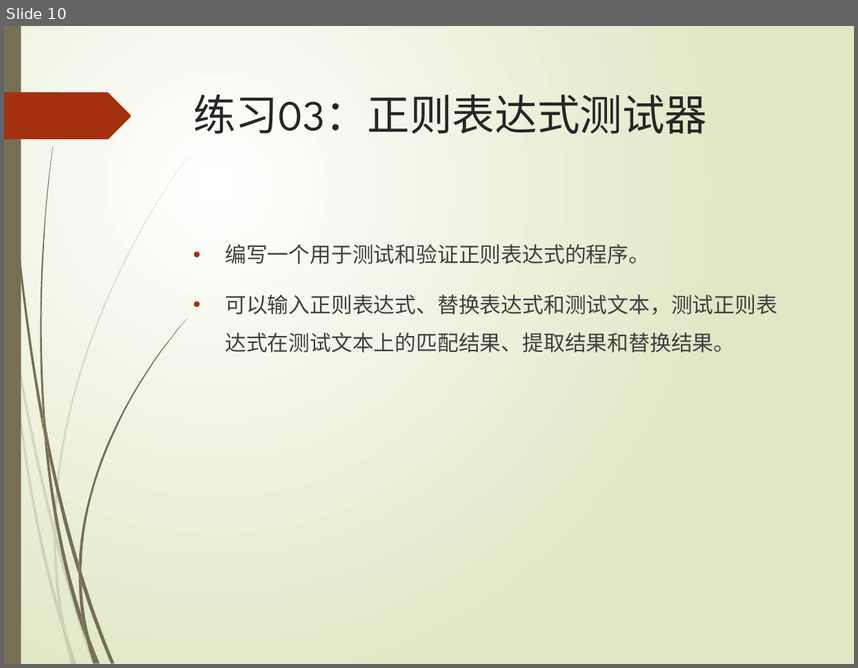
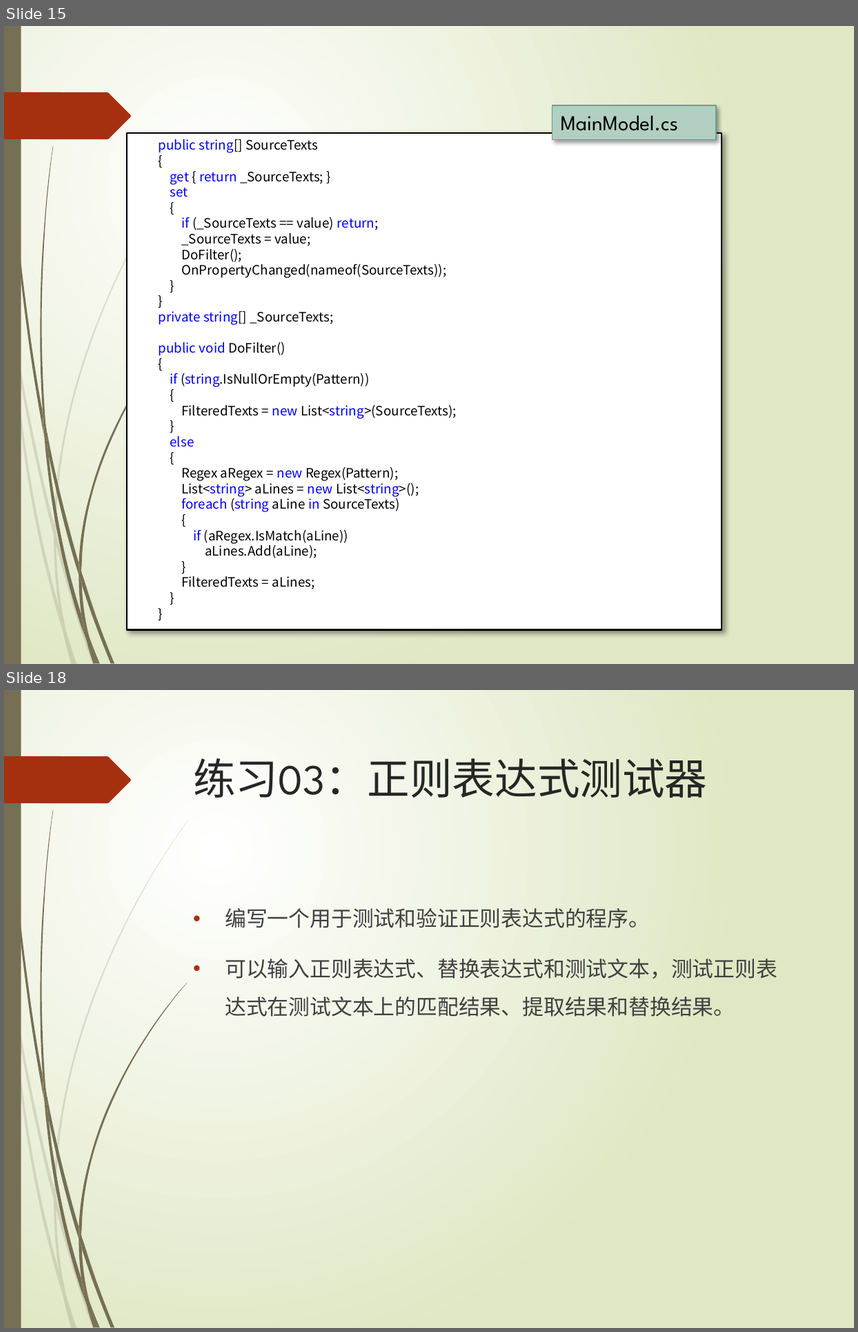
Before and after one commit to TeacherPeng/SoftwareDesignAndPractice, a slide deck: 教案/正则表达式的应用.pptx. Shown one above the other, each under a label of ours: slide 10 before the commit, slides 15 and 18 after it; the slides between them are not shown. The pictures are 858x668 and 858x1332 pixels, drawn with LibreOffice and Linux fonts; fonts in the diff are those of the drawing. Boxes give left, top, right and bottom in pixels: in the first picture for what was removed or moved away, otherwise in the second. Text is boxed around its words. In the diff, an @@ line names an element or a change of style, - is before the commit and + after.

```diff
--- a/教案/正则表达式的应用.pptx
+++ b/教案/正则表达式的应用.pptx
@@ slide 15 added at bbox=[4, 26, 854, 664], background gradient #FFFFFF to #DFE8C4; not listed: 24 template elements that a slide beside it also shows @@
@@ rectangle added at bbox=[553, 105, 716, 139], fill #B3CFC2, outline #65A48B 0.75 pt, 18 pt, text #000000 @@
+MainModel.cs
@@ rectangle added at bbox=[126, 133, 722, 630], fill #FFFFFF, outline #000000 1.25 pt, 11 pt, text #000000 @@
+public string[] SourceTexts
+{
+get { return _SourceTexts; }
+set
+{
+if (_SourceTexts == value) return;
+_SourceTexts = value;
+DoFilter();
+OnPropertyChanged(nameof(SourceTexts));
+}
+}
+private string[] _SourceTexts;
+public void DoFilter()
+{
+if (string.IsNullOrEmpty(Pattern))
+{
+FilteredTexts = new List<string>(SourceTexts);
+}
+else
+{
+Regex aRegex = new Regex(Pattern);
+List<string> aLines = new List<string>();
+foreach (string aLine in SourceTexts)
+{
+if (aRegex.IsMatch(aLine))
+aLines.Add(aLine);
+}
+FilteredTexts = aLines;
+}
+}
@@ what was slide 10 is now slide 18 @@
```
Also in this commit, not shown: 7 other slides added, 1 other file.
